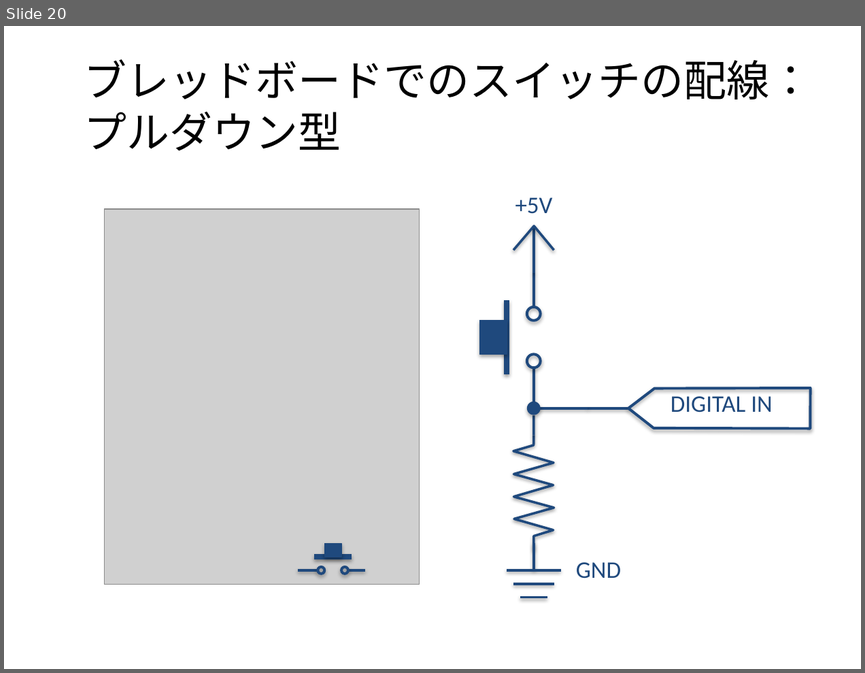
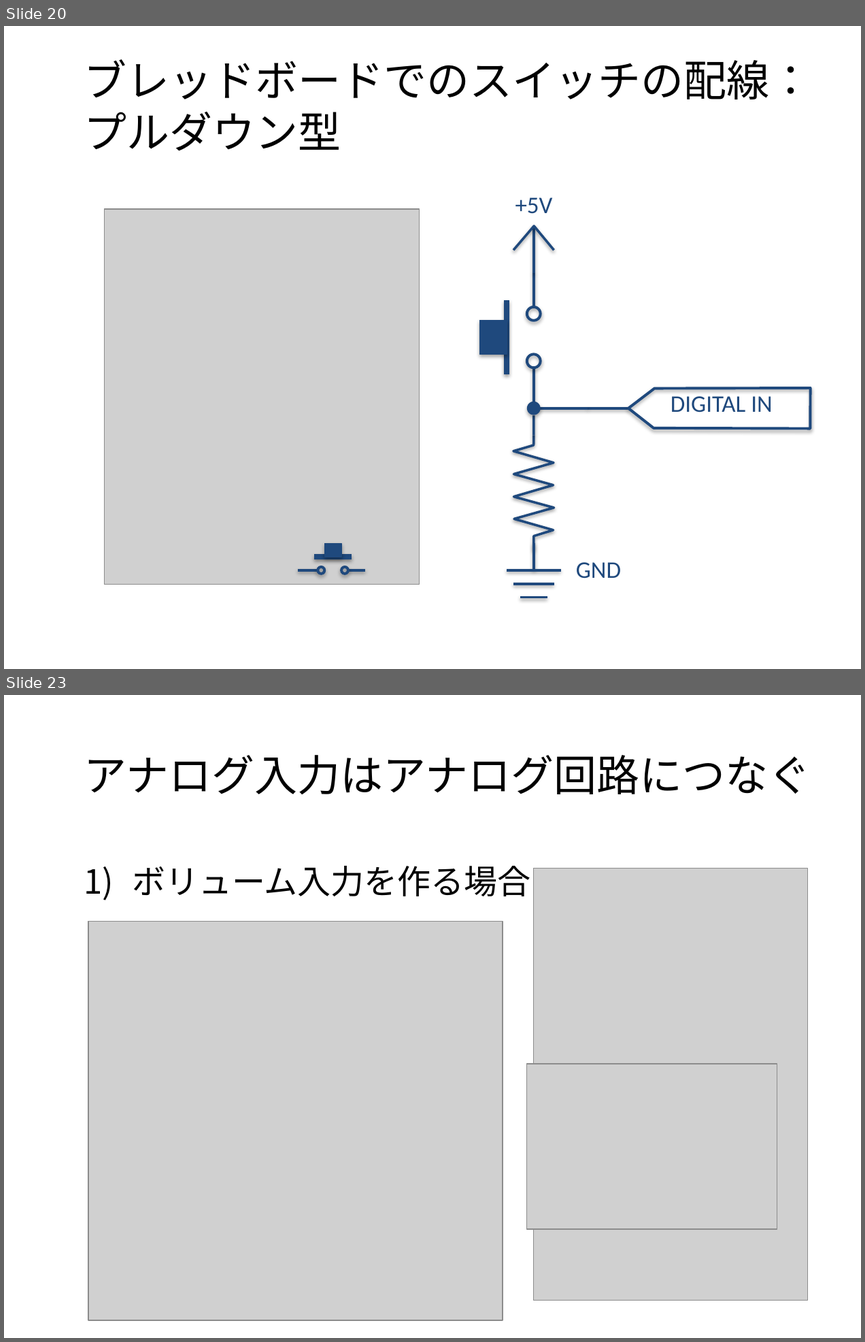
Before and after one commit to MatsK/Courses, a slide deck: CS2/Arduino入門.pptx. Shown one above the other, each under a label of ours: slide 20 before the commit, slides 20 and 23 after it; the slides between them are not shown. The pictures are 865x673 and 865x1342 pixels, drawn with LibreOffice and Linux fonts; fonts in the diff are those of the drawing; grey boxes stand for pictures; background and template pictures are left out. Boxes give left, top, right and bottom in pixels: in the first picture for what was removed or moved away, otherwise in the second. Text is boxed around its words. In the diff, an @@ line names an element or a change of style, - is before the commit and + after.

```diff
--- a/CS2/Arduino入門.pptx
+++ b/CS2/Arduino入門.pptx
@@ slide 23 added at (4, 695, 861, 1338), background picture (left out) @@
@@ title added at (84, 755, 810, 794), 36 pt, text #000000 @@
+アナログ入力はアナログ回路につなぐ
@@ text added at (133, 866, 531, 896), 28 pt, text #000000 @@
+1) ボリューム入力を作る場合
@@ picture added at (534, 868, 807, 1300) @@
@@ picture added at (88, 921, 502, 1320) @@
@@ picture added at (527, 1064, 777, 1229) @@
```
Also in this commit, not shown: 4 slides changed, 3 other slides added, 21 other files.
